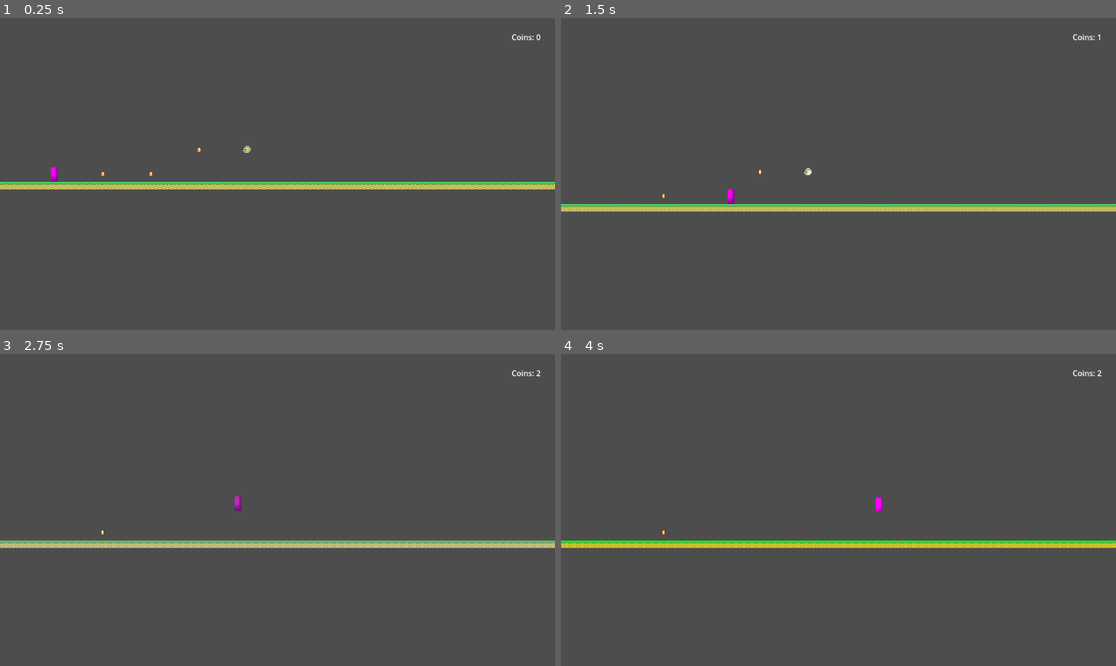
Above: before the commit, frames 1-4 (two rows, left to right).
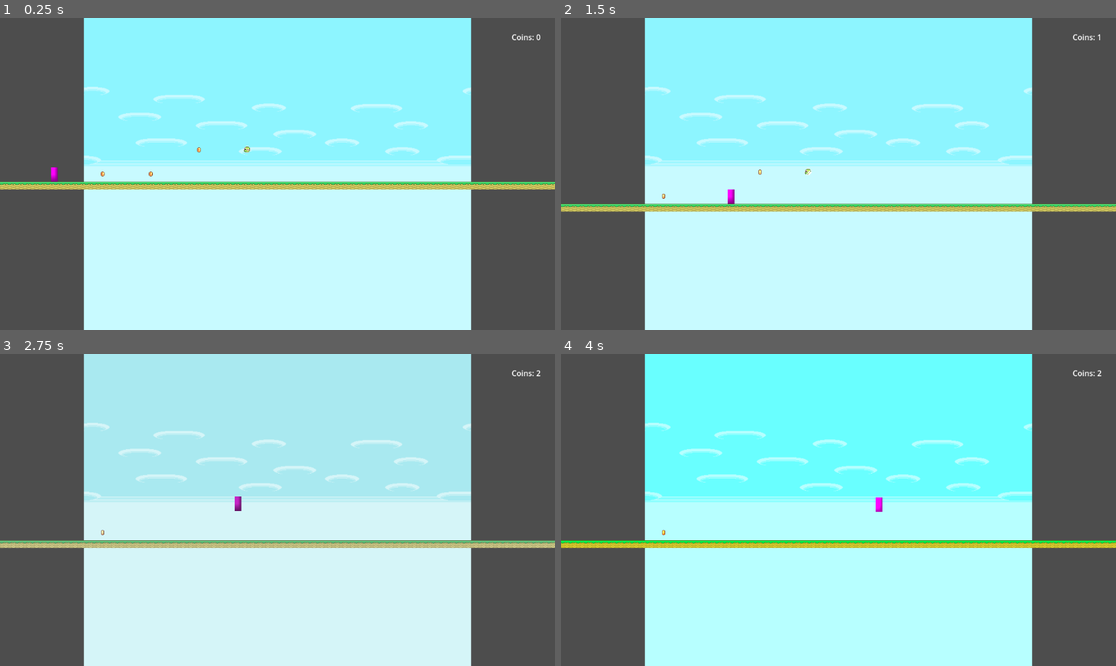
Above: after the commit, the same moments.

Repository: zhao1306/Antigame-Platformer
Game: Godot game, scene res://scenes/main/node_2d.tscn
Same seed, same stepped clock (60 frames per second), same inputs: the game is played once before the commit and once after it. Sound files missing from this copy of the repository are replaced by a short silence.
Inputs:
- Up to frame 1 (0.25 s): no input
- Up to frame 2 (1.5 s): tap Enter (ui_accept) at 0.5, 0.77 s; hold Right (ui_right) from 0.53 s (still down); tap L at 0.6, 1.35 s
- Up to frame 3 (2.75 s): tap Enter (ui_accept) at 1.52 s; release Right (ui_right) at 2.03 s; hold Left (ui_left) from 2.03 s (still down); tap J at 2.1 s; tap L at 2.3 s
- Up to frame 4 (4 s): release Left (ui_left) at 2.78 s; hold Right (ui_right) from 2.78 s (still down); tap K at 2.85 s; tap Enter (ui_accept) at 3.02, 3.77 s; tap L at 3.05, 3.6 s

The runs differ from the first frame. In frame 1, 68% of the frame differs, in the area x 15-85%, y 0-100%; in frame 2, 68%; in frame 3, 68%; in frame 4, 68%.

Commit message:
Added automatic switching.

Diff:
--- a/ground_tileset.tres
+++ /dev/null
@@ -1,6 +0,0 @@
-[gd_resource type="TileSet" format=3]
-
-[resource]
-tile_size = Vector2i(16, 16)
-physics_layer_0/collision_layer = 1
-physics_layer_0/collision_mask = 1
--- a/scenes/main/node_2d.tscn
+++ b/scenes/main/node_2d.tscn
@@ -1,17 +1,10 @@
-[gd_scene load_steps=15 format=4 uid="uid://wgbf1aaqpkev"]
+[gd_scene load_steps=13 format=4 uid="uid://wgbf1aaqpkev"]
 
 [ext_resource type="Script" uid="uid://bshtk55v4lnpt" path="res://scripts/MainScene.gd" id="1_0e48y"]
 [ext_resource type="Script" uid="uid://d3akxcp6d5n4a" path="res://scripts/entities/player.gd" id="1_wtcfe"]
-[ext_resource type="Shader" path="res://shaders/satuation_etc.gdshader" id="2_kdubu"]
 [ext_resource type="Texture2D" uid="uid://bchv41i5md0ko" path="res://Assets (Little Runmo)/6_Backgrounds/Level_One_1.png" id="2_q6r6c"]
 [ext_resource type="PackedScene" uid="uid://cmcuucbqyuct1" path="res://scenes/ui/UI.tscn" id="2_ui"]
 [ext_resource type="Texture2D" uid="uid://bmo7n55npf4oo" path="res://Assets (Little Runmo)/2_Tileset/Surface/Grass_Block.png" id="3_epypp"]
-
-[sub_resource type="ShaderMaterial" id="ShaderMaterial_d21ai"]
-shader = ExtResource("2_kdubu")
-shader_parameter/brightness = -2.2352000028647012e-08
-shader_parameter/contrast = 0.9999997541279999
-shader_parameter/saturation = 0.9999997541279999
 
 [sub_resource type="Environment" id="Environment_1"]
 
@@ -321,7 +314,6 @@
 layer = -1
 
 [node name="Background" type="TextureRect" parent="BackgroundLayer"]
-material = SubResource("ShaderMaterial_d21ai")
 anchors_preset = 15
 anchor_right = 1.0
 anchor_bottom = 1.0
--- a/scenes/ui/UI.tscn
+++ b/scenes/ui/UI.tscn
@@ -1,7 +1,8 @@
-[gd_scene load_steps=4 format=4 uid="uid://cmcuucbqyuct1"]
+[gd_scene load_steps=5 format=3 uid="uid://cmcuucbqyuct1"]
 
-[ext_resource type="AudioStream" uid="uid://cu5qwixp323xf" path="res://Assets (Little Runmo)/8_Music_Sound Effects/Confetti_Plop.wav" id="2_3b2b5"]
-[ext_resource type="Shader" path="res://shaders/satuation_etc.gdshader" id="3_shader"]
+[ext_resource type="AudioStream" uid="uid://cjf1cb3jma5np" path="res://Assets (Little Runmo)/beep.mp3" id="2_nnfdp"]
+[ext_resource type="AudioStream" uid="uid://dwrtdlbqsjttc" path="res://Assets (Little Runmo)/switchaudio.mp3" id="3_s64wo"]
+[ext_resource type="Shader" uid="uid://c1d3njg417xq" path="res://shaders/satuation_etc.gdshader" id="3_shader"]
 
 [sub_resource type="ShaderMaterial" id="ShaderMaterial_1"]
 shader = ExtResource("3_shader")
@@ -13,18 +14,16 @@
 layer = 2
 
 [node name="ScreenEffect" type="ColorRect" parent="."]
-layout_mode = 3
+material = SubResource("ShaderMaterial_1")
 anchors_preset = 15
 anchor_right = 1.0
 anchor_bottom = 1.0
 grow_horizontal = 2
 grow_vertical = 2
-color = Color(1, 1, 1, 1)
-material = SubResource("ShaderMaterial_1")
 mouse_filter = 2
 
 [node name="FlashSound" type="AudioStreamPlayer" parent="."]
-stream = ExtResource("2_3b2b5")
+stream = ExtResource("2_nnfdp")
 
 [node name="CoinCounter" type="Label" parent="."]
 anchors_preset = 3
@@ -40,3 +39,6 @@
 grow_vertical = 0
 text = "Coins: 0"
 horizontal_alignment = 2
+
+[node name="SwitchSound" type="AudioStreamPlayer" parent="."]
+stream = ExtResource("3_s64wo")
--- a/scripts/managers/UIManager.gd
+++ b/scripts/managers/UIManager.gd
@@ -7,12 +7,19 @@
 var screen_effect: ColorRect  # Full-screen shader overlay
 var shader_material: ShaderMaterial
 var flash_sound: AudioStreamPlayer
+var switch_sound: AudioStreamPlayer
 var coin_counter: Label
 var time_manager: Node
 
-@export var flash_brightness: float = 0.5  # Brightness value for flash effect
+@export var flash_brightness: float = 0.1  # Brightness value for flash effect
 @export var flash_duration: float = 0.1
 @export var time_between_flashes: float = 0.5
+
+# Rhythm timer system
+var timer_enabled: bool = false
+var beat_duration: float = 0.5  # 120 BPM = 60/120 seconds per beat
+var rhythm_timer: Timer
+var beat_count: int = 0  # Current beat count (mod 8)
 
 func _ready():
 	time_manager = get_node("/root/TimeStateManager")
@@ -33,6 +40,7 @@
 		if ui_scene:
 			screen_effect = ui_scene.get_node_or_null("ScreenEffect")
 			flash_sound = ui_scene.get_node_or_null("FlashSound")
+			switch_sound = ui_scene.get_node_or_null("SwitchSound")
 			coin_counter = ui_scene.get_node_or_null("CoinCounter")
 
 			# Get shader material from ScreenEffect
@@ -68,36 +76,82 @@
 		shader_material.set_shader_parameter("contrast", 1.0)
 		shader_material.set_shader_parameter("saturation", 1.0)
 
-# Call this function to start the 3-beat countdown
-func play_timing_cues():
-	if not shader_material:
-		print("UIManager: ERROR - Shader material is null!")
-		return
-	if not flash_sound:
-		print("UIManager: ERROR - FlashSound is null!")
-		return
-
-	print("UIManager: Starting timing cues - flash_brightness=", flash_brightness)
-
-	var tween = create_tween()
-	tween.set_parallel(false)  # Sequential, not parallel
-
-	# Flash 1 - use brightness for flash effect
-	tween.tween_callback(flash_sound.play)
-	tween.tween_method(set_brightness, 0.0, flash_brightness, flash_duration / 2.0)
-	tween.tween_method(set_brightness, flash_brightness, 0.0, flash_duration / 2.0)
-	tween.tween_interval(time_between_flashes)
-
-	# Flash 2
-	tween.tween_callback(flash_sound.play)
-	tween.tween_method(set_brightness, 0.0, flash_brightness, flash_duration / 2.0)
-	tween.tween_method(set_brightness, flash_brightness, 0.0, flash_duration / 2.0)
-	tween.tween_interval(time_between_flashes)
-
-	# Flash 3
-	tween.tween_callback(flash_sound.play)
-	tween.tween_method(set_brightness, 0.0, flash_brightness, flash_duration / 2.0)
-	tween.tween_method(set_brightness, flash_brightness, 0.0, flash_duration / 2.0)
+	# Setup rhythm timer
+	rhythm_timer = Timer.new()
+	rhythm_timer.wait_time = beat_duration
+	rhythm_timer.one_shot = false
+	rhythm_timer.timeout.connect(_on_rhythm_beat)
+	add_child(rhythm_timer)
+
+func _input(event):
+	# Press L to toggle rhythm timer
+	if event is InputEventKey and event.pressed and event.keycode == KEY_L:
+		toggle_rhythm_timer()
+
+func toggle_rhythm_timer():
+	timer_enabled = !timer_enabled
+
+	if timer_enabled:
+		print("UIManager: Rhythm timer ENABLED")
+		# Disable auto-switching in TimeStateManager
+		if time_manager and time_manager.has_method("set_auto_switch"):
+			time_manager.set_auto_switch(false)
+		# Reset and start at 1
+		beat_count = 1
+		rhythm_timer.start()
+		_on_rhythm_beat()  # Start immediately
+	else:
+		print("UIManager: Rhythm timer DISABLED")
+		rhythm_timer.stop()
+		# Re-enable auto-switching
+		if time_manager and time_manager.has_method("set_auto_switch"):
+			time_manager.set_auto_switch(true)
+
+func _on_rhythm_beat():
+	if not timer_enabled:
+		return
+
+	var beat_mod = beat_count % 8
+
+	# Beats 6, 7, 0 (mod 8) = flash
+	if beat_count > 0 and (beat_mod == 6 or beat_mod == 7 or beat_mod == 0):
+		_play_single_flash()
+
+	# On beat 1 (mod 8 == 1) but excluding the first 1, switch modes
+	if beat_mod == 1 and beat_count > 8:
+		_switch_time_state()
+
+	# print("UIManager: Beat ", beat_count)
+
+	beat_count += 1
+
+func _play_single_flash():
+	# Play a single flash with sound
+	if flash_sound:
+		flash_sound.play()
+
+	# Quick brightness flash
+	if shader_material:
+		var tween = create_tween()
+		tween.tween_method(set_brightness, 0.0, flash_brightness, flash_duration / 2.0)
+		tween.tween_method(set_brightness, flash_brightness, 0.0, flash_duration / 2.0)
+
+func _switch_time_state():
+	if not time_manager:
+		return
+
+	if switch_sound:
+		switch_sound.play()
+
+	# Switch between SLOW and FAST
+	var new_state: int
+	if time_manager.current_state == TimeStateManager.TimeState.SLOW:
+		new_state = TimeStateManager.TimeState.FAST
+	else:
+		new_state = TimeStateManager.TimeState.SLOW
+
+	time_manager.set_state(new_state)
+	print("UIManager: Time state switched to: ", TimeStateManager.TimeState.keys()[new_state])
 
 # Flickers saturation during power-up transition
 signal flicker_complete
Not shown, added: Assets (Little Runmo)/beep.mp3.import
Not shown, added: Assets (Little Runmo)/switchaudio.mp3.import
Not shown, changed: .DS_Store
Not shown, added: Assets (Little Runmo)/beep.mp3
Not shown, added: Assets (Little Runmo)/switchaudio.mp3
Not shown, changed: README.md
Not shown, added: resources/.DS_Store
